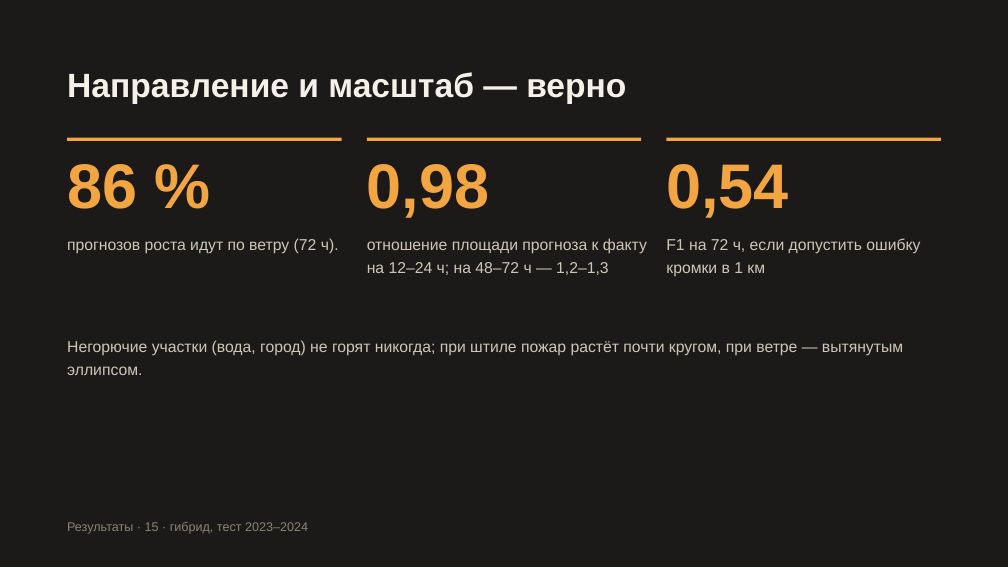
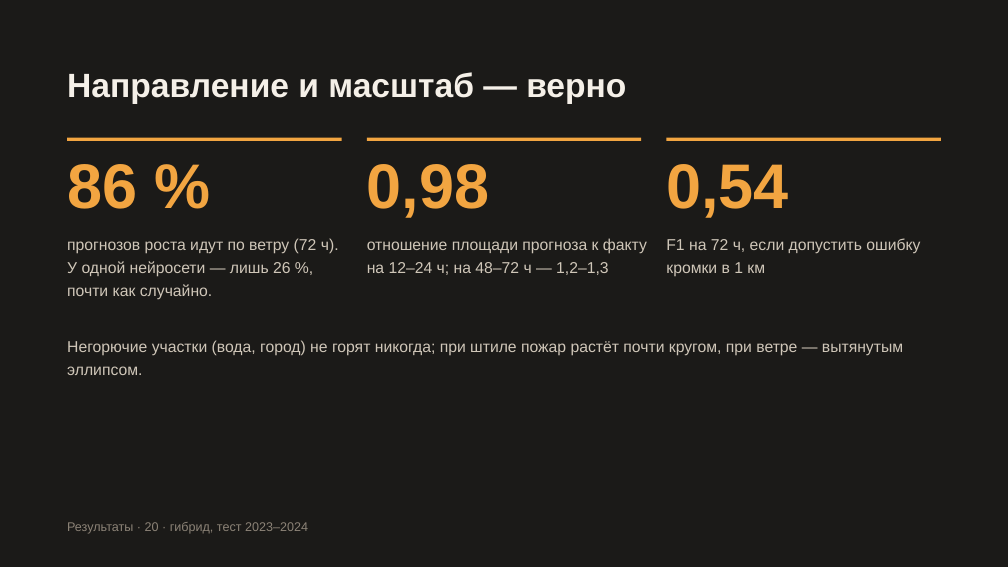
Before and after one commit to Bekabaev/fire_proj, a slide deck: slide 20 of presentation/presentation_editable.pptx (slide 15 before the commit). Drawn at 1008x567 pixels with LibreOffice and Linux fonts; fonts in the diff are those of the drawing. Boxes give left, top, right and bottom in pixels: in the first picture for what was removed or moved away, otherwise in the second. Text is boxed around its words. In the diff, an @@ line names an element or a change of style, - is before the commit and + after.

```diff
--- a/presentation/presentation_editable.pptx
+++ b/presentation/presentation_editable.pptx
@@ text at box(67, 238, 339, 300): text changed @@
-прогнозов роста идут по ветру (72 ч).
+прогнозов роста идут по ветру (72 ч). У одной нейросети — лишь 26 %, почти как случайно.
@@ text at box(67, 522, 308, 534): text changed @@
-Результаты · 15 · гибрид, тест 2023–2024
+Результаты · 20 · гибрид, тест 2023–2024
```
Also in this commit, not shown: 14 other slides changed, 9 slides added, 1 slide removed, 24 other files.
